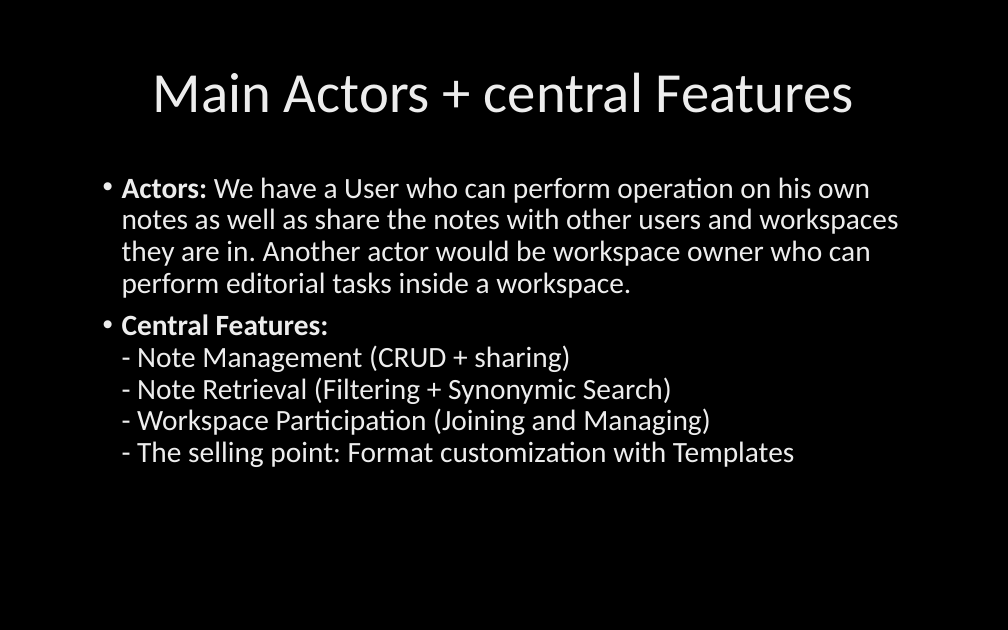
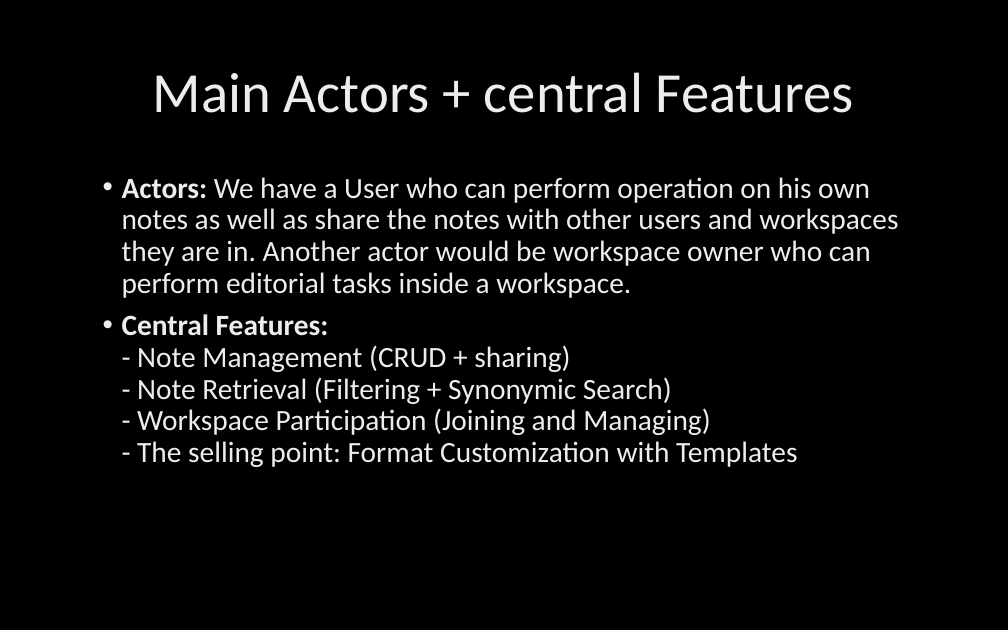
Before and after one commit to MinPoe/frontend-thingspace.ts, a slide deck: slide 3 of ThingSpaceTsM2.pptx. Drawn at 1008x630 pixels with LibreOffice and Linux fonts; fonts in the diff are those of the drawing; background and template pictures are left out. Boxes give left, top, right and bottom in pixels: in the first picture for what was removed or moved away, otherwise in the second. Text is boxed around its words. In the diff, an @@ line names an element or a change of style, - is before the commit and + after.

```diff
--- a/ThingSpaceTsM2.pptx
+++ b/ThingSpaceTsM2.pptx
@@ text at bbox=[122, 314, 797, 467]: text changed @@
-• Central Features:
-  - Note Management (CRUD + sharing)
-  - Note Retrieval (Filtering + Synonymic Search)
-  - Workspace Participation (Joining and Managing)
-  - The selling point: Format customization with Templates
+• Central Features:
+  - Note Management (CRUD + sharing)
+  - Note Retrieval (Filtering + Synonymic Search)
+  - Workspace Participation (Joining and Managing)
+  - The selling point: Format Customization with Templates
```
Also in this commit, not shown: 1 other slide changed.
